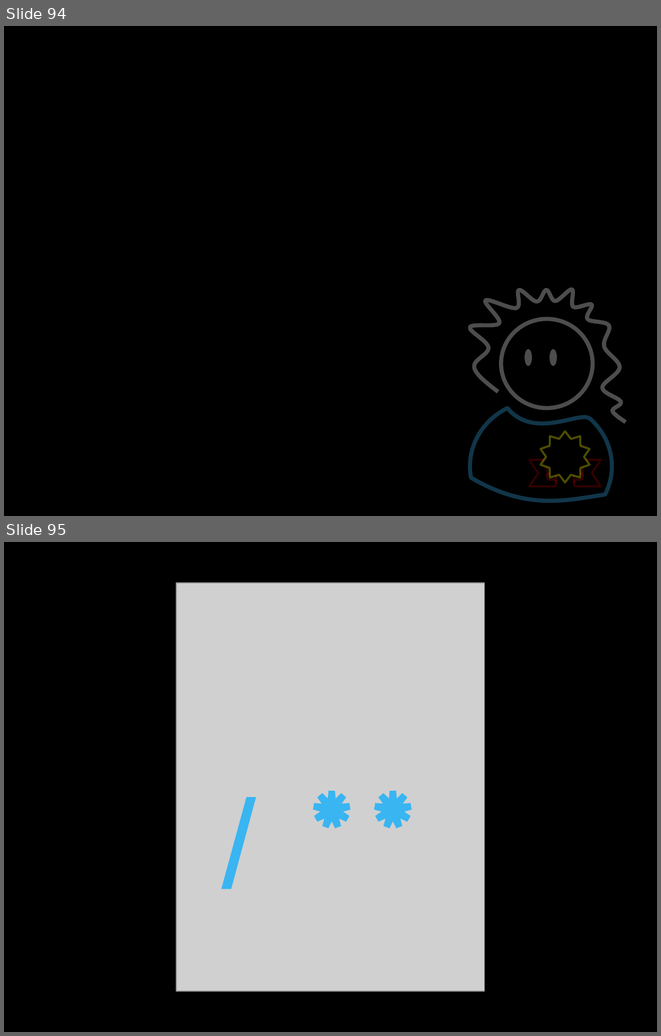
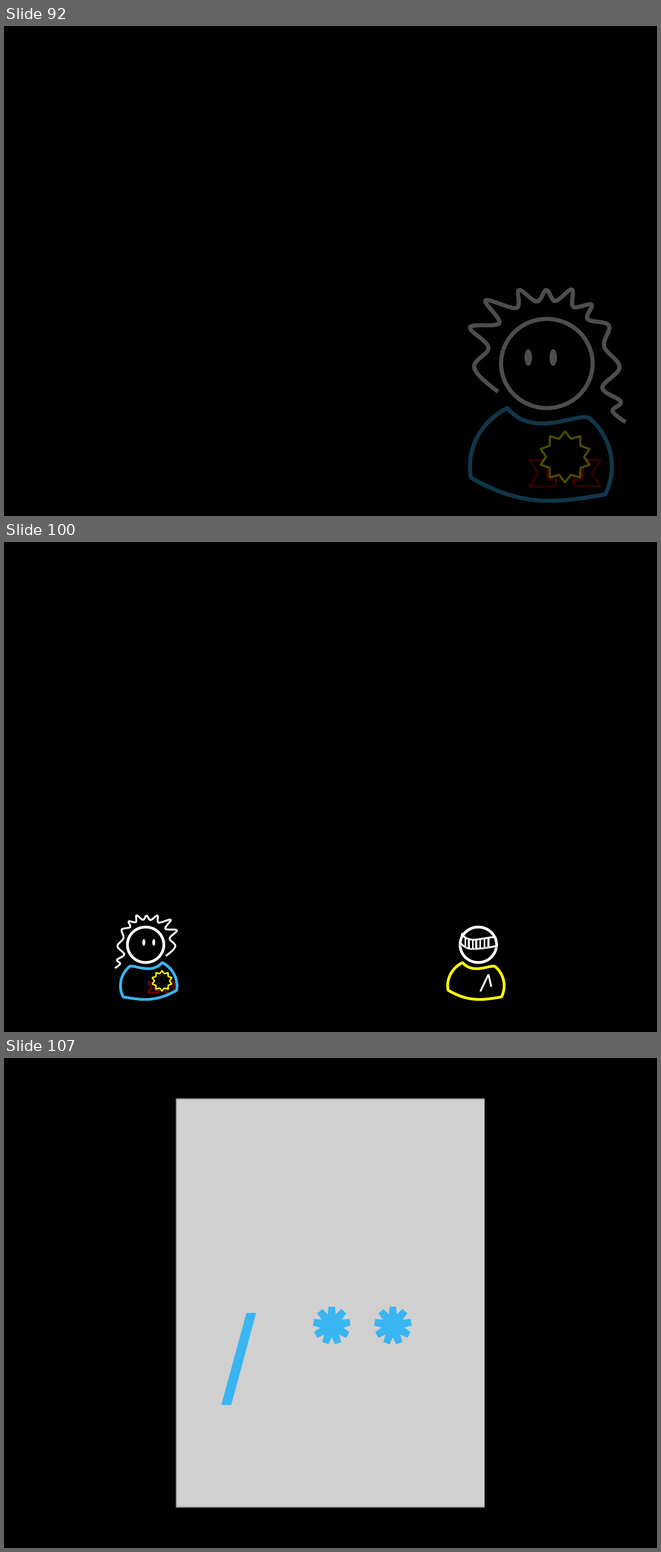
Before and after one commit to socketwench/exampleModuleAintCore, a slide deck: src/exampleModuleAintCore.pptx. Shown one above the other, each under a label of ours: slides 94 and 95 before the commit, slides 92, 100 and 107 after it; the slides between them are not shown. The pictures are 661x1036 and 661x1552 pixels, drawn with LibreOffice and Linux fonts; fonts in the diff are those of the drawing; grey boxes stand for pictures. Boxes give left, top, right and bottom in pixels: in the first picture for what was removed or moved away, otherwise in the second. Text is boxed around its words. In the diff, an @@ line names an element or a change of style, - is before the commit and + after.

```diff
--- a/src/exampleModuleAintCore.pptx
+++ b/src/exampleModuleAintCore.pptx
@@ slide 100 added at <box>4,542,657,1032</box>, background #000000 @@
@@ group added at <box>115,915,177,1000</box>: 2 freeform shapes, 2 ellipses @@
@@ ellipse added at <box>127,927,164,962</box>, outline #FFFFFF 3 pt @@
@@ group added at <box>448,927,504,1000</box>: 9 lines, 2 freeform shapes, 1 ellipse @@
@@ star added at <box>152,970,172,990</box>, fill #000000, outline #FFFF00 1.5 pt @@
@@ ribbon added at <box>148,976,176,992</box>, outline #800000 1.5 pt @@
@@ what was slide 94 is now slide 92 @@
@@ what was slide 95 is now slide 107 @@
```
Also in this commit, not shown: 13 other slides added, 2 slides removed, 13 other files.
